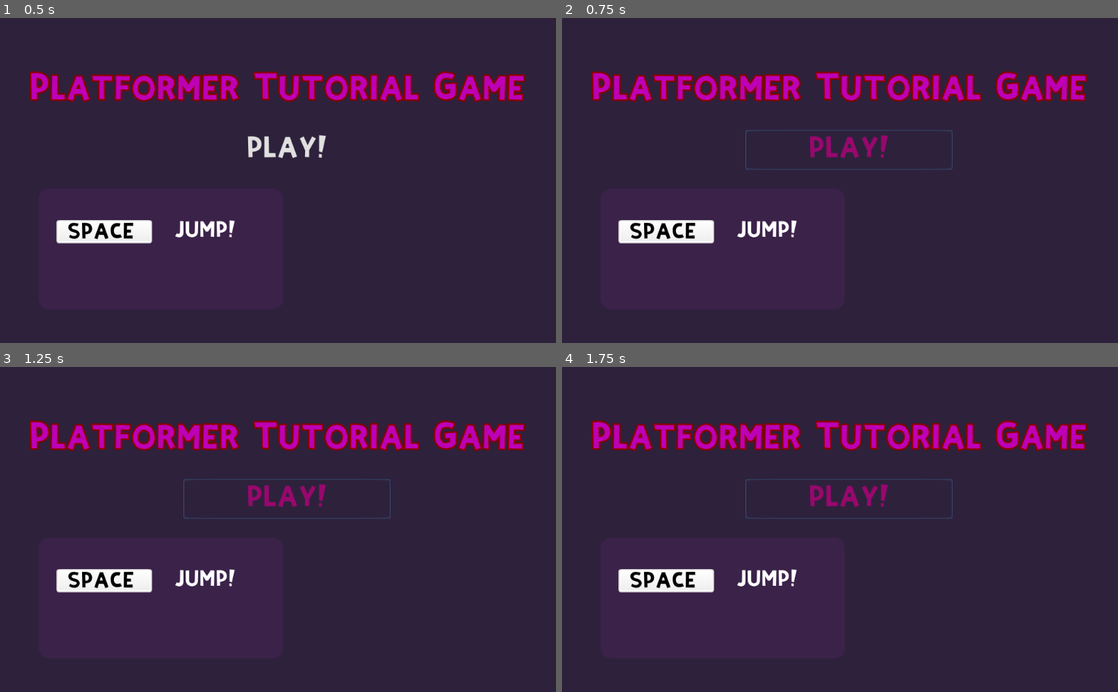
Above: before the commit, frames 1-4 (two rows, left to right).
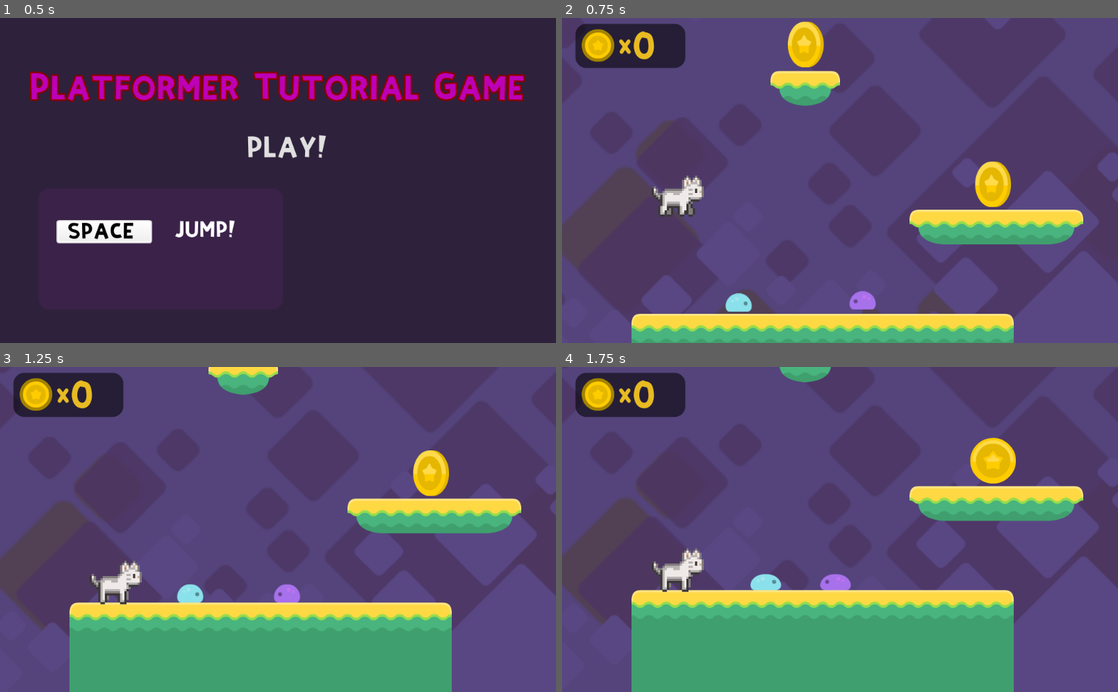
Above: after the commit, the same moments.

Repository: noantiq/CrazyCat
Game: Godot game, scene res://TitleMenu.tscn
Same seed, same stepped clock (60 frames per second), same inputs: the game is played once before the commit and once after it. The engine's default icon, where the game draws it, is replaced by a stand-in: a white triangle on a blue panel in a dark square.
Inputs (mouse positions are in pixels of both pictures, inside the frame that each line leads up to):
- Up to frame 1 (0.5 s): no input
- Up to frame 2 (0.75 s): click "PLAY!" at 0.5 s
- Up to frame 3 (1.25 s): no input
- Up to frame 4 (1.75 s): click (851, 500) at 1.25 s, where only the run before the commit has a clickable "PLAY!"

Frame 1 is identical in both runs. In frame 2, 95% of the frame differs, in the area x 0-100%, y 0-100%; in frame 3, 96%; in frame 4, 96%.

Commit message:
fix TitleMenu after renaming of level

Diff:
--- a/PlayButton.gd
+++ b/PlayButton.gd
@@ -1,4 +1,4 @@
 extends Button
 
 func _pressed():
-	get_tree().change_scene("res://Level3.tscn")
+	get_tree().change_scene("res://Level1.tscn")
